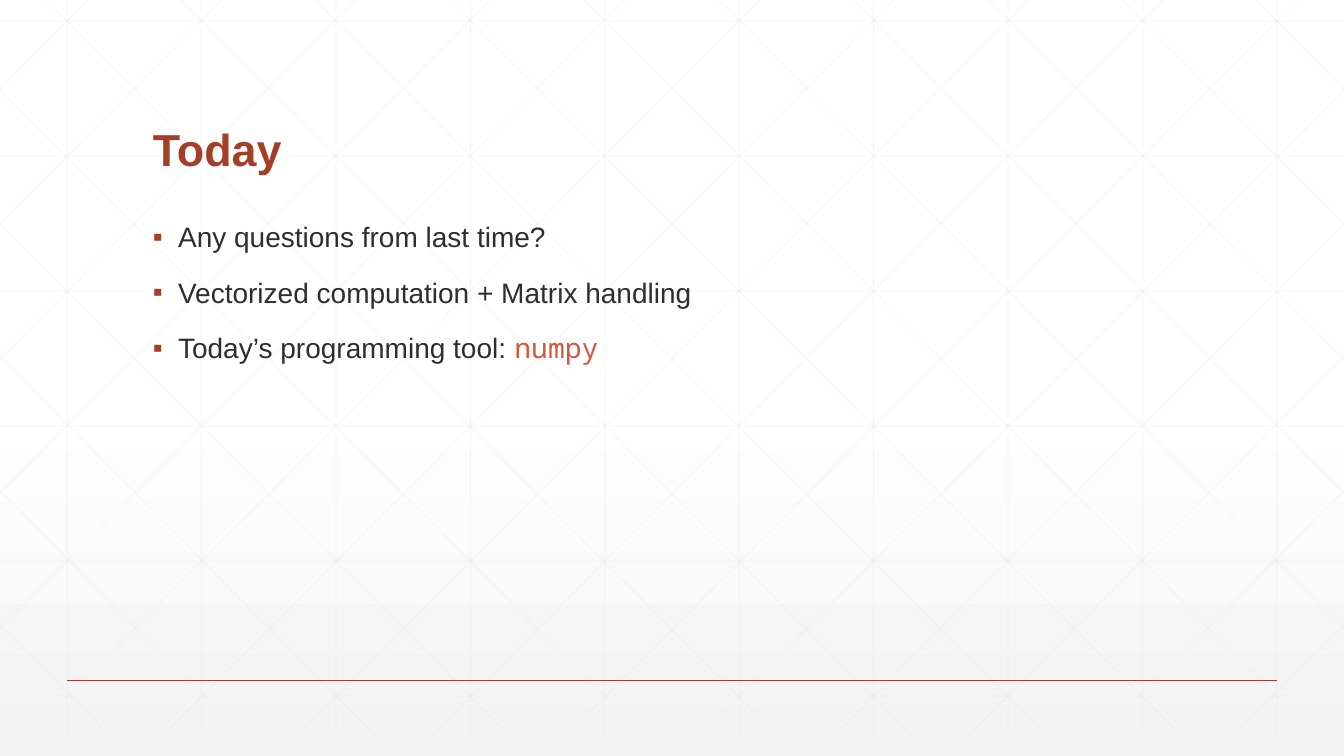
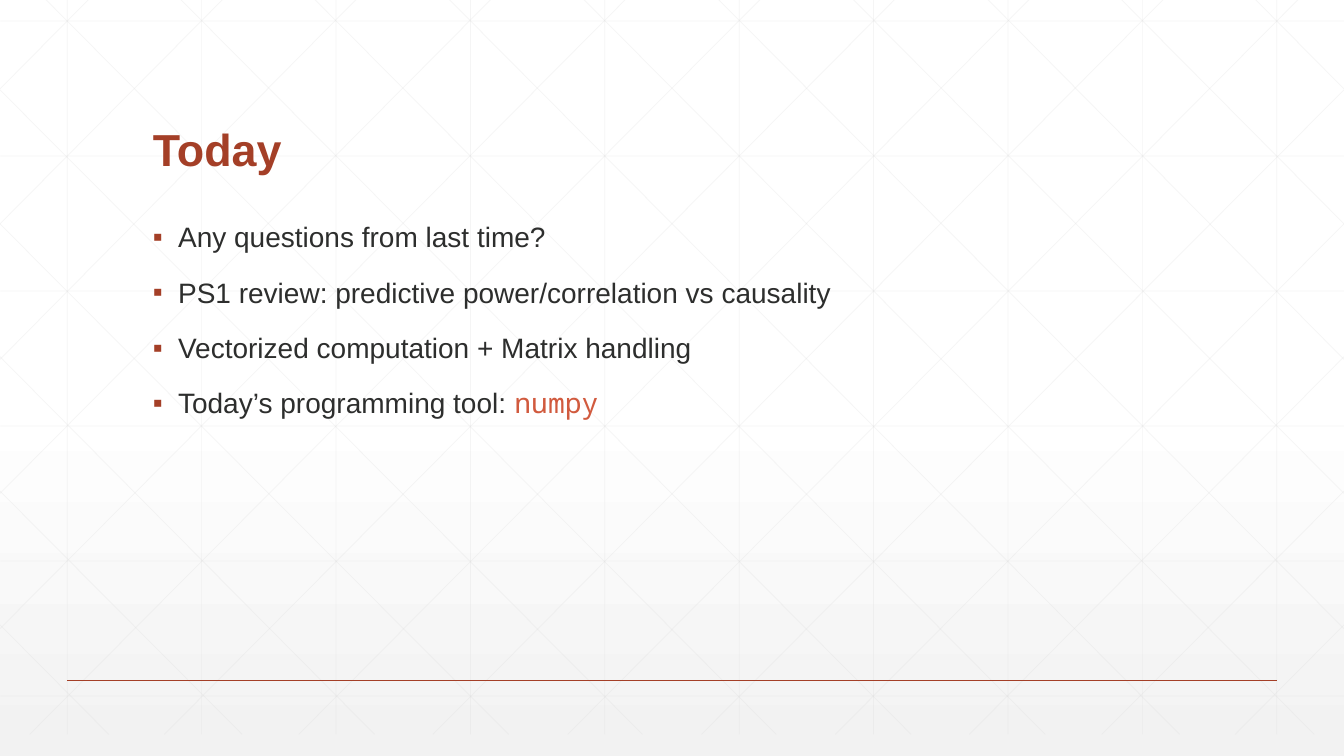
Before and after one commit to XiaomaiHu/INFO-251-Applied-Machine-Learning, a slide deck: slide 3 of labs/lab03/Lab3.pptx. Drawn at 1344x756 pixels with LibreOffice and Linux fonts; fonts in the diff are those of the drawing. Boxes give left, top, right and bottom in pixels: in the first picture for what was removed or moved away, otherwise in the second. Text is boxed around its words. In the diff, an @@ line names an element or a change of style, - is before the commit and + after.

```diff
--- a/labs/lab03/Lab3.pptx
+++ b/labs/lab03/Lab3.pptx
@@ text at [178, 282, 831, 308]: paragraph added @@
+▪ PS1 review: predictive power/correlation vs causality
```
Also in this commit, not shown: 1 other slide changed, 1 slide added, 1 other file.
